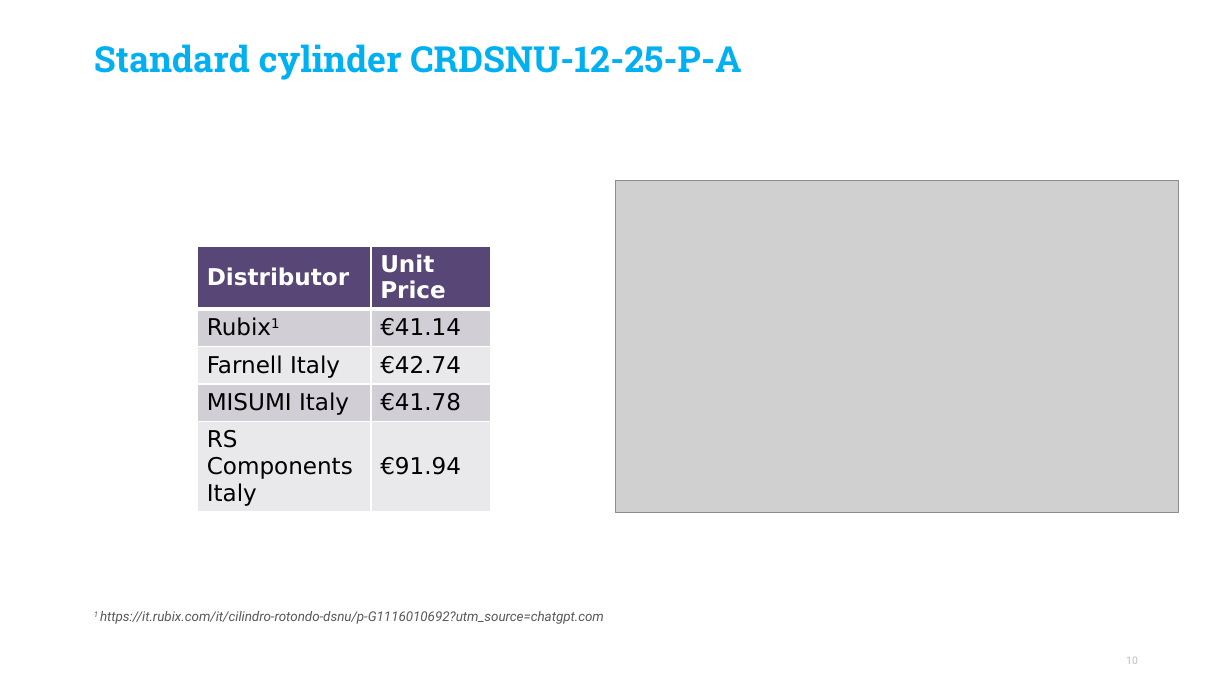
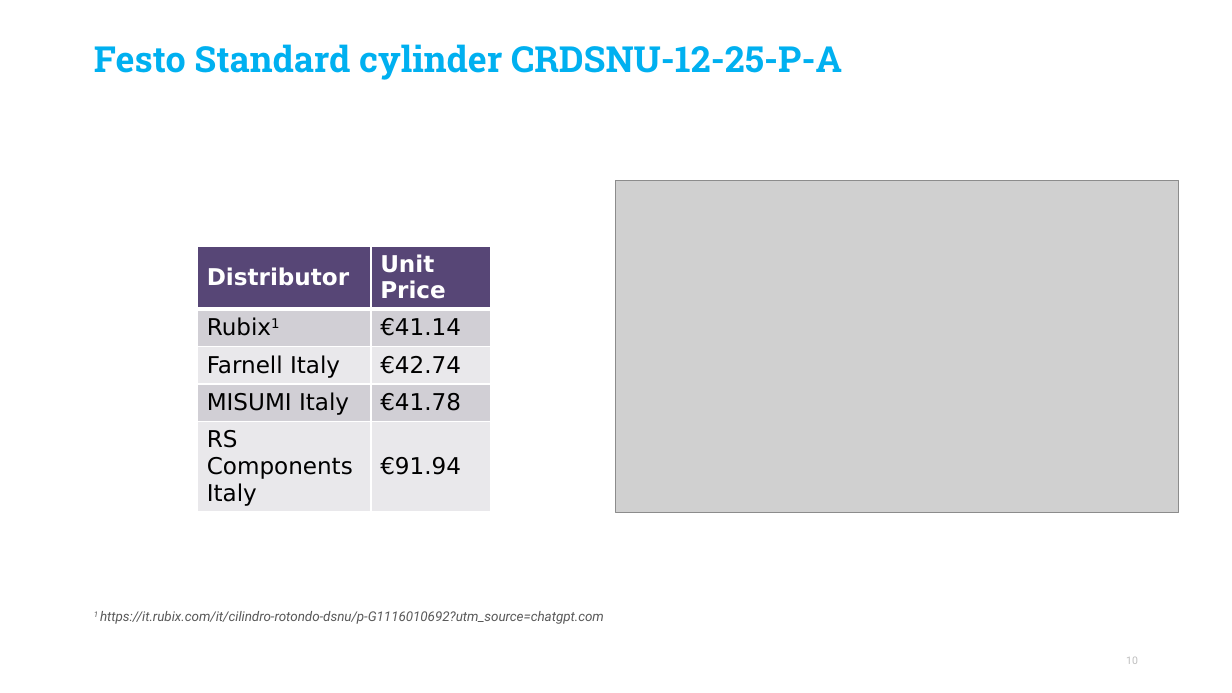
Before and after one commit to MecG2/assignment_mdm02, a slide deck: slide 10 of assigment.pptx. Drawn at 1232x693 pixels with LibreOffice and Linux fonts; fonts in the diff are those of the drawing; grey boxes stand for pictures; background and template pictures are left out. Boxes give left, top, right and bottom in pixels: in the first picture for what was removed or moved away, otherwise in the second. Text is boxed around its words. In the diff, an @@ line names an element or a change of style, - is before the commit and + after.

```diff
--- a/assigment.pptx
+++ b/assigment.pptx
@@ title at [94, 44, 842, 80]: text changed @@
-Standard cylinder CRDSNU-12-25-P-A
+Festo Standard cylinder CRDSNU-12-25-P-A
```
Also in this commit, not shown: 6 other slides changed.
